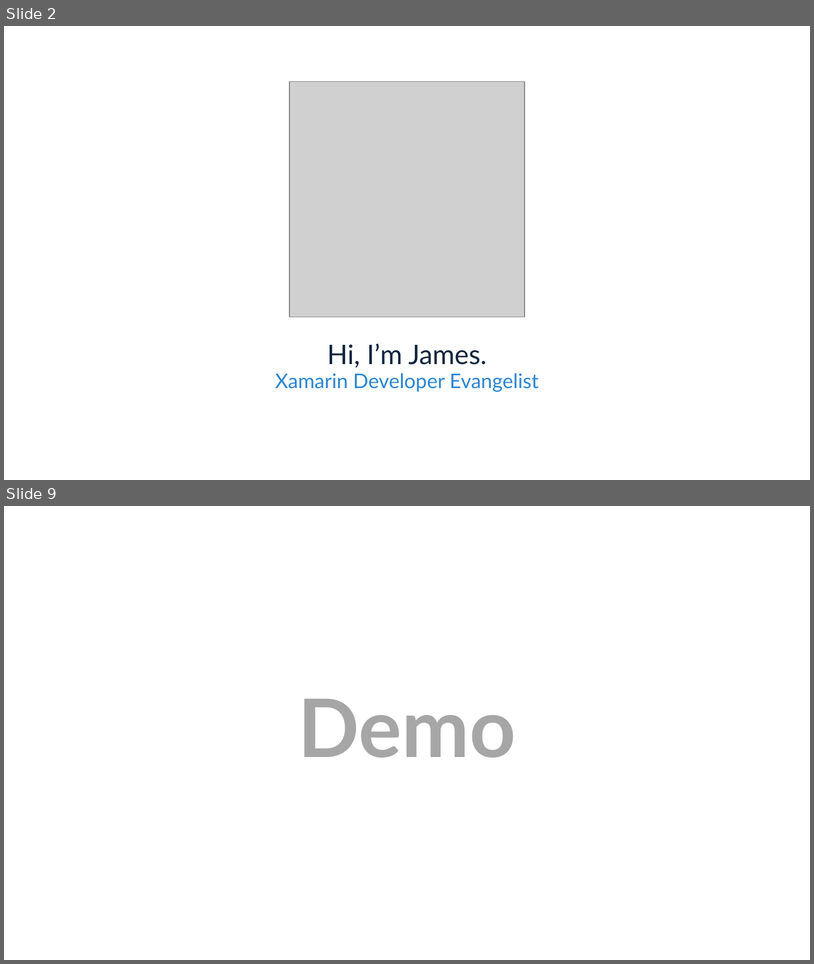
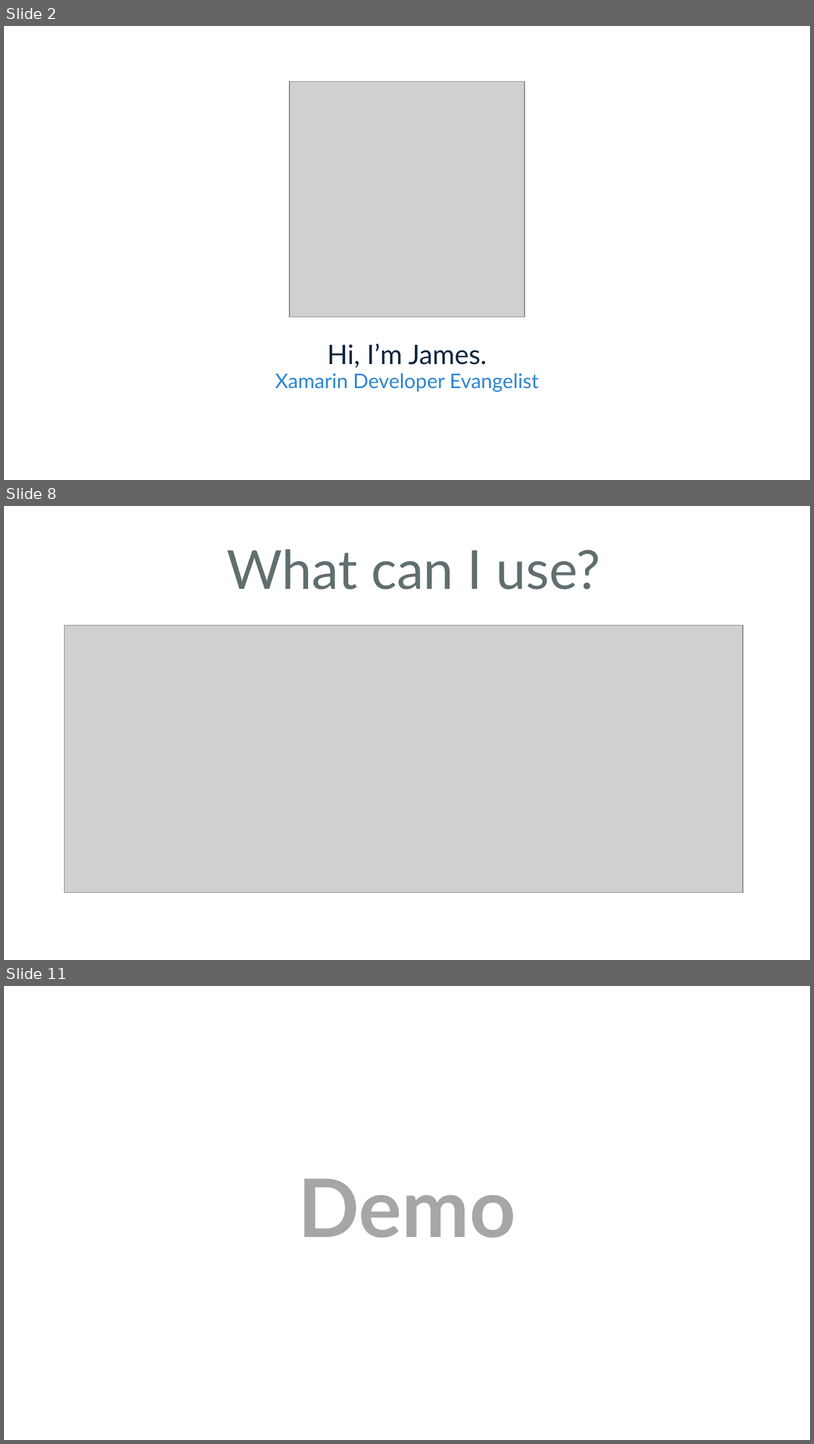
Before and after one commit to jamesmontemagno/PlanetXamarin, a slide deck: PCLinVS.ppt. Shown one above the other, each under a label of ours: slides 2 and 9 before the commit, slides 2, 8 and 11 after it; the slides between them are not shown. The pictures are 814x964 and 814x1444 pixels, drawn with LibreOffice and Linux fonts; fonts in the diff are those of the drawing; grey boxes stand for pictures; background and template pictures are left out. Boxes give left, top, right and bottom in pixels: in the first picture for what was removed or moved away, otherwise in the second. Text is boxed around its words. In the diff, an @@ line names an element or a change of style, - is before the commit and + after.

```diff
--- a/PCLinVS.ppt
+++ b/PCLinVS.ppt
@@ slide 8 added at [4, 506, 810, 960], background #FFFFFF @@
@@ text added at [227, 549, 601, 589], 48 pt, text #606E6F @@
+What can I use?
@@ picture added at [65, 625, 743, 892] @@
@@ what was slide 9 is now slide 11 @@
```
Also in this commit, not shown: 2 slides changed, 5 other slides added, 4 slides removed.
